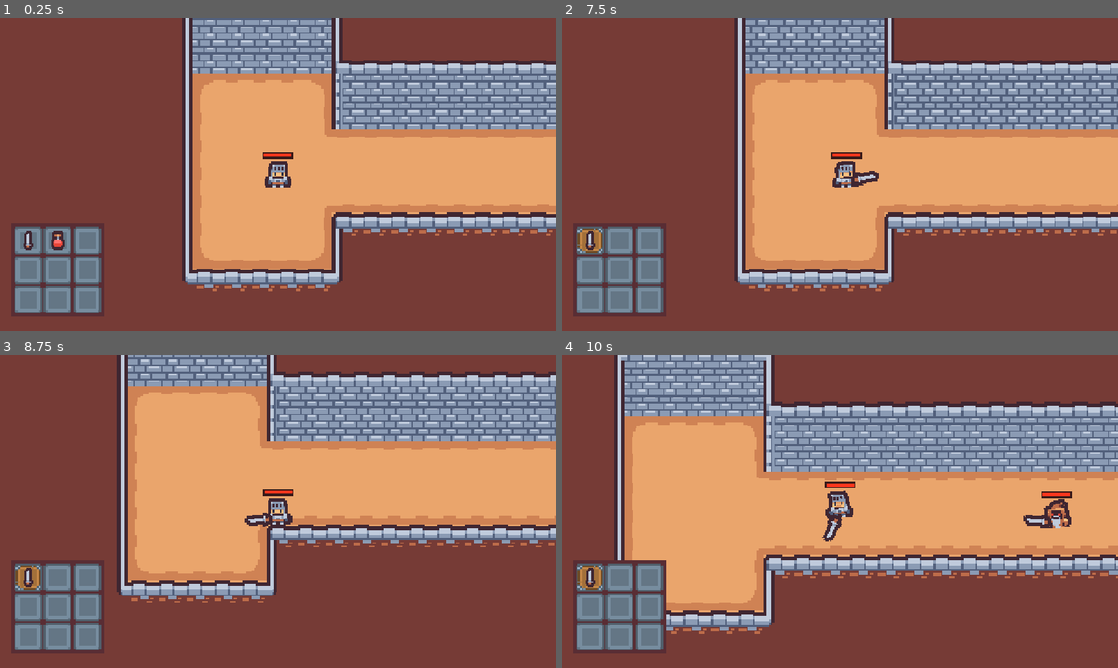
Above: before the commit, frames 1-4 (two rows, left to right).
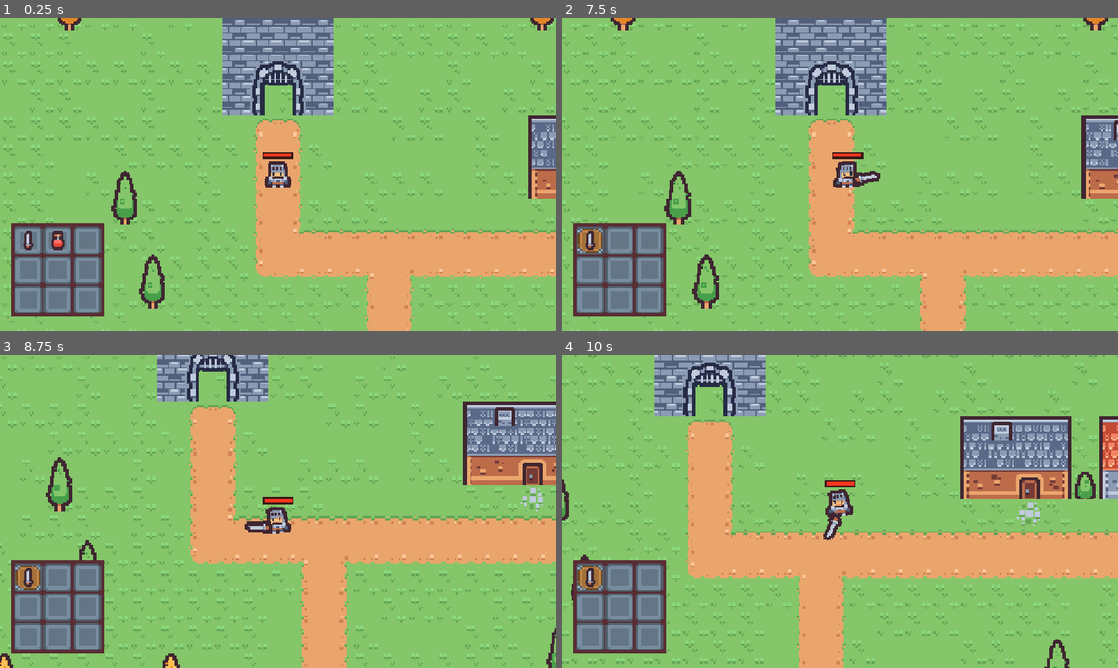
Above: after the commit, the same moments.

Repository: myles-rockland/action-rpg
Game: Godot game, scene res://Scenes/overworld.tscn
Same seed, same stepped clock (60 frames per second), same inputs: the game is played once before the commit and once after it. Before the commit the project starts from res://Scenes/Dungeons/dungeon_0.tscn.
Inputs (mouse positions are in pixels of both pictures, inside the frame that each line leads up to):
- Up to frame 1 (0.25 s): no input
- Up to frame 2 (7.5 s): click (589, 240) at 0.5 s; click (617, 240) at 1.25 s; click (650, 240) at 2 s; click (589, 271) at 2.75 s; click (617, 271) at 3.5 s; click (650, 271) at 4.25 s; click (589, 299) at 5 s; click (617, 299) at 5.75 s; click (650, 299) at 6.5 s; tap Enter at 7.25 s; move the mouse to (962, 158) at 7.27 s; hold D (move_right) from 7.28 s (still down); tap E (interact) at 7.35 s
- Up to frame 3 (8.75 s): move the mouse to (166, 527) at 8.02 s; release D (move_right) at 8.03 s; hold S (move_down) from 8.03 s (still down); click (166, 527) at 8.1 s; tap E (interact) at 8.3 s
- Up to frame 4 (10 s): move the mouse to (895, 442) at 8.77 s; release S (move_down) at 8.78 s; hold D (move_right) 8.78-9.53 s; right-click (895, 442) at 8.85 s; tap E (interact) at 9.05, 9.6 s; move the mouse to (812, 574) at 9.52 s; hold W (move_up) from 9.53 s (still down)

The runs differ from the first frame. In frame 1, 89% of the frame differs, in the area x 0-100%, y 0-100%; in frame 2, 89%; in frame 3, 89%; in frame 4, 84%.

Commit message:
Setup persistent player between scenes

Diff:
--- a/Scenes/Dungeons/dungeon_0.tscn
+++ b/Scenes/Dungeons/dungeon_0.tscn
@@ -11,6 +11,11 @@
 [ext_resource type="PackedScene" uid="uid://bv6k5cxvi42fh" path="res://Scenes/Characters/Enemies/bow_enemy.tscn" id="7_r2w43"]
 [ext_resource type="Resource" uid="uid://oy6katox5nv" path="res://Items/Weapons/arrow.tres" id="7_ucyum"]
 [ext_resource type="Resource" uid="uid://m02q3j0nqiri" path="res://Items/Weapons/bow.tres" id="10_vuy2l"]
+[ext_resource type="Script" uid="uid://ce8qf2p3v00qk" path="res://Scripts/Interaction/portal_interaction.gd" id="12_7y2tg"]
+[ext_resource type="Script" uid="uid://mnrfwta0phd5" path="res://Scripts/Interaction/interactable.gd" id="14_jsekb"]
+
+[sub_resource type="CircleShape2D" id="CircleShape2D_tncop"]
+radius = 7.071068
 
 [node name="Root" type="Node2D" unique_id=562270886]
 
@@ -66,4 +71,17 @@
 position = Vector2(106, -318)
 start_item = ExtResource("10_vuy2l")
 
+[node name="DungeonExit" type="Node2D" parent="." unique_id=1735803094]
+position = Vector2(-375, -39)
+script = ExtResource("12_7y2tg")
+scene_to_load = "uid://wivh28hged5x"
+enter_position = Vector2(-128, -58)
+
+[node name="Interactable" type="Area2D" parent="DungeonExit" unique_id=1198719577]
+script = ExtResource("14_jsekb")
+prompt = "Exit Dungeon"
+
+[node name="CollisionShape2D" type="CollisionShape2D" parent="DungeonExit/Interactable" unique_id=1715231782]
+shape = SubResource("CircleShape2D_tncop")
+
 [editable path="Player"]
--- a/Scenes/overworld.tscn
+++ b/Scenes/overworld.tscn
@@ -5,7 +5,6 @@
 [ext_resource type="PackedScene" uid="uid://bib2akjfq1ncv" path="res://Scenes/Characters/player.tscn" id="3_c0h7r"]
 [ext_resource type="Script" uid="uid://ce8qf2p3v00qk" path="res://Scripts/Interaction/portal_interaction.gd" id="4_4qj6l"]
 [ext_resource type="Script" uid="uid://mnrfwta0phd5" path="res://Scripts/Interaction/interactable.gd" id="4_s368d"]
-[ext_resource type="PackedScene" uid="uid://dgd2aw5lgirwb" path="res://Scenes/Dungeons/dungeon_0.tscn" id="5_rmeny"]
 
 [sub_resource type="CircleShape2D" id="CircleShape2D_tncop"]
 radius = 7.071068
@@ -24,12 +23,13 @@
 target = NodePath("../Player")
 
 [node name="Player" parent="." unique_id=1259294435 instance=ExtResource("3_c0h7r")]
-position = Vector2(-129, -38)
+position = Vector2(-128, -30)
 
 [node name="DungeonEntrance" type="Node2D" parent="." unique_id=767402261]
 position = Vector2(-128, -74)
 script = ExtResource("4_4qj6l")
-scene_to_load = ExtResource("5_rmeny")
+scene_to_load = "uid://dgd2aw5lgirwb"
+enter_position = Vector2(-335, 10)
 
 [node name="Interactable" type="Area2D" parent="DungeonEntrance" unique_id=1207145493]
 script = ExtResource("4_s368d")
--- /dev/null
+++ b/Scripts/Autoloads/game_manager.gd
@@ -0,0 +1,14 @@
+extends Node
+
+var player : Player
+var camera : Camera2D
+
+func change_scene(scene : PackedScene, player_position : Vector2):
+	get_tree().change_scene_to_packed(scene)
+
+	player.global_position = player_position
+	camera.global_position = player_position
+
+	await get_tree().process_frame
+
+	get_tree().root.move_child(player, get_tree().root.get_child_count() - 1)
--- a/Scripts/Character/camera_controller.gd
+++ b/Scripts/Character/camera_controller.gd
@@ -4,6 +4,13 @@
 var shake_intensity : float = 0
 
 func _ready():
+	if GameManager.camera and GameManager.camera != self:
+		queue_free()
+		return
+
+	GameManager.camera = self
+	reparent.call_deferred(get_tree().root)
+
 	global_position = target.global_position
 	target.on_take_damage.connect(_on_take_damage)
 
--- a/Scripts/Character/player.gd
+++ b/Scripts/Character/player.gd
@@ -2,6 +2,14 @@
 extends Character
 
 @onready var inventory : Inventory = $Inventory
+
+func _ready():
+	if GameManager.player and GameManager.player != self:
+		queue_free()
+		return
+
+	GameManager.player = self
+	reparent.call_deferred(get_tree().root)
 
 func _process(delta):
 	move_input = Input.get_vector("move_left", "move_right", "move_up", "move_down")
--- a/Scripts/Interaction/portal_interaction.gd
+++ b/Scripts/Interaction/portal_interaction.gd
@@ -1,10 +1,12 @@
 class_name PortalInteraction
 extends Node2D
 
-@export var scene_to_load : PackedScene
+@export_file("*.tscn") var scene_to_load : String
+@export var enter_position : Vector2
 
 func _ready():
 	$Interactable.interacted.connect(_on_interact)
 
 func _on_interact(player : Player):
-	get_tree().change_scene_to_packed(scene_to_load)
+	var scene : PackedScene = load(scene_to_load)
+	GameManager.change_scene(scene, enter_position)
--- a/project.godot
+++ b/project.godot
@@ -11,13 +11,14 @@
 [application]
 
 config/name="action-rpg"
-run/main_scene="uid://dgd2aw5lgirwb"
+run/main_scene="uid://wivh28hged5x"
 config/features=PackedStringArray("4.7", "Forward Plus")
 config/icon="res://icon.svg"
 
 [autoload]
 
 AudioManager="*uid://yb1prbjeanun"
+GameManager="*uid://bbkbm8q3mx4m6"
 
 [display]
 
Not shown, added: Scripts/Autoloads/game_manager.gd.uid
